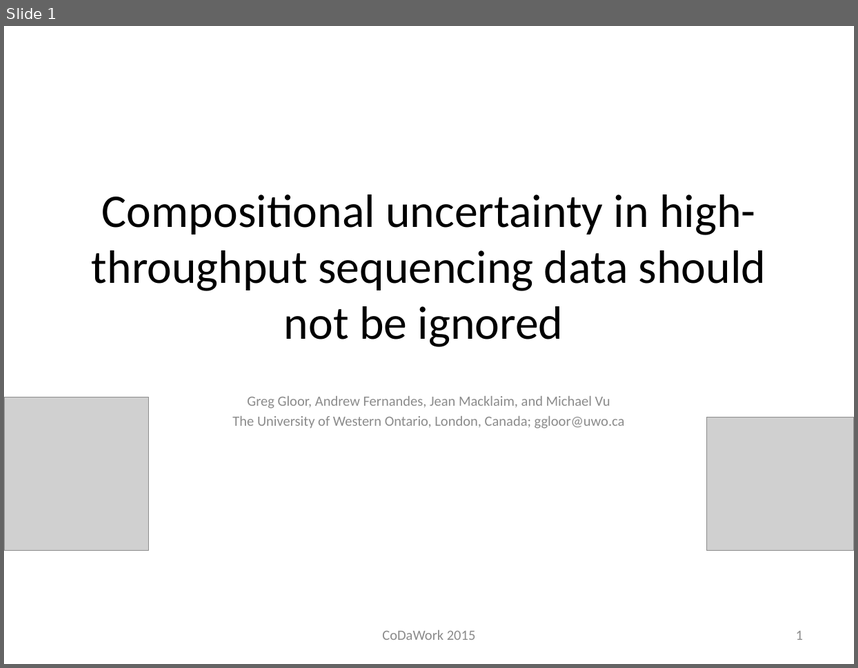
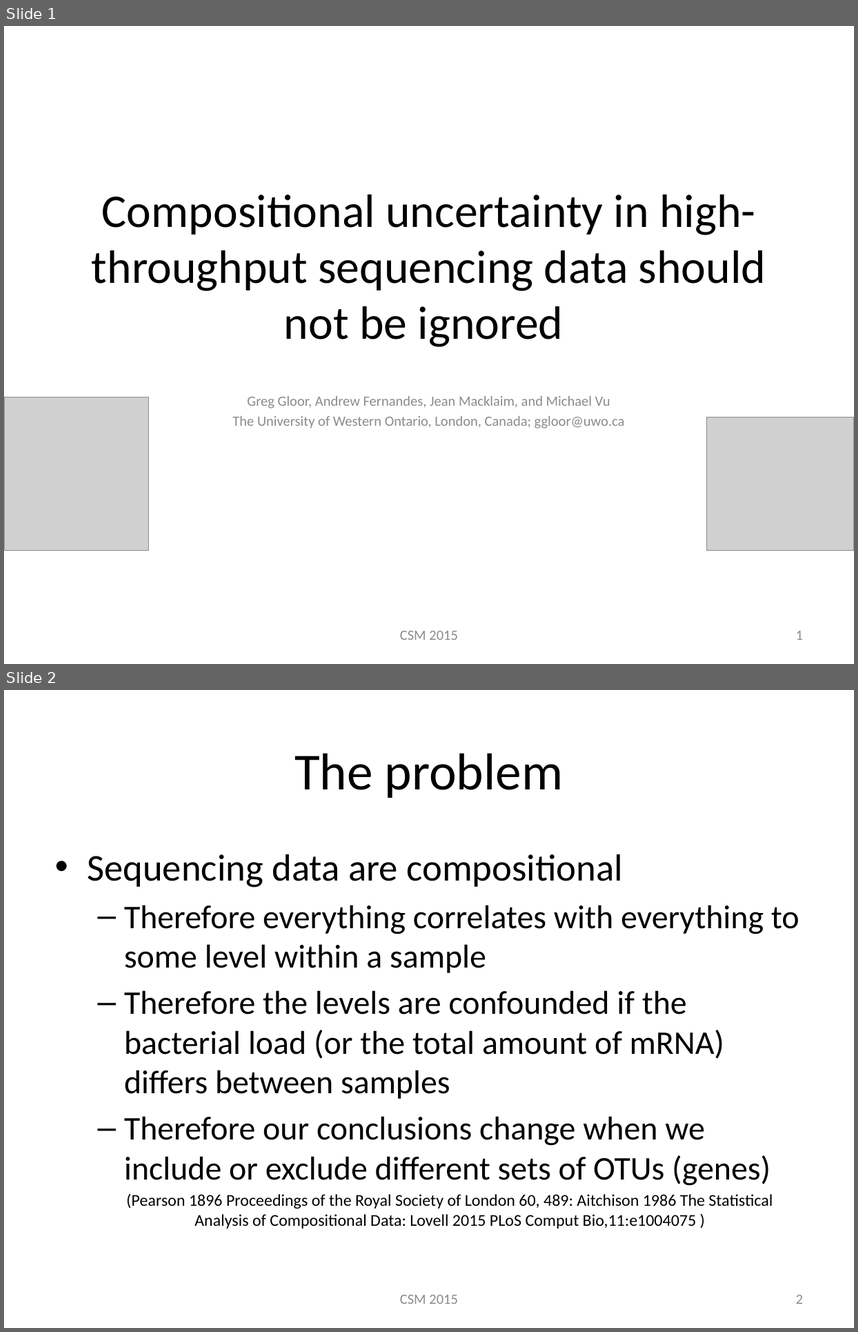
Before and after one commit to ggloor/compositions, a slide deck: CSM_2015_r.pptx. Shown one above the other, each under a label of ours: slide 1 before the commit, slides 1 and 2 after it. The pictures are 858x668 and 858x1332 pixels, drawn with LibreOffice and Linux fonts; fonts in the diff are those of the drawing; grey boxes stand for pictures. Boxes give left, top, right and bottom in pixels: in the first picture for what was removed or moved away, otherwise in the second. Text is boxed around its words. In the diff, an @@ line names an element or a change of style, - is before the commit and + after.

Commit message:
added statement of problem

```diff
--- a/CSM_2015_r.pptx
+++ b/CSM_2015_r.pptx
@@ slide 2 added at box(4, 690, 854, 1328), background #FFFFFF @@
@@ title added at box(294, 753, 564, 798), 44 pt, text #000000 @@
+The problem
@@ text added at box(87, 854, 800, 1228), 28 pt, text #000000 @@
+• Sequencing data are compositional
+  – Therefore everything correlates with everything to some level within a sample
+  – Therefore the levels are confounded if the bacterial load (or the total amount of mRNA) differs between samples
+  – Therefore our conclusions change when we include or exclude different sets of OTUs (genes)
+  (Pearson 1896 Proceedings of the Royal Society of London 60, 489: Aitchison 1986 The Statistical Analysis of Compositional Data: Lovell 2015 PLoS Comput Bio,11:e1004075 )
@@ text added at box(400, 1294, 458, 1303), 12 pt, text #8C8C8C @@
+CSM 2015
@@ page number added at box(796, 1294, 803, 1303), 12 pt, text #8C8C8C @@
+2
@@ slide 1 changed as well @@
@@ text at box(400, 630, 458, 639): text changed @@
-CoDaWork 2015
+CSM 2015
```
Also in this commit, not shown: 10 other slides changed, 1 slide removed.
